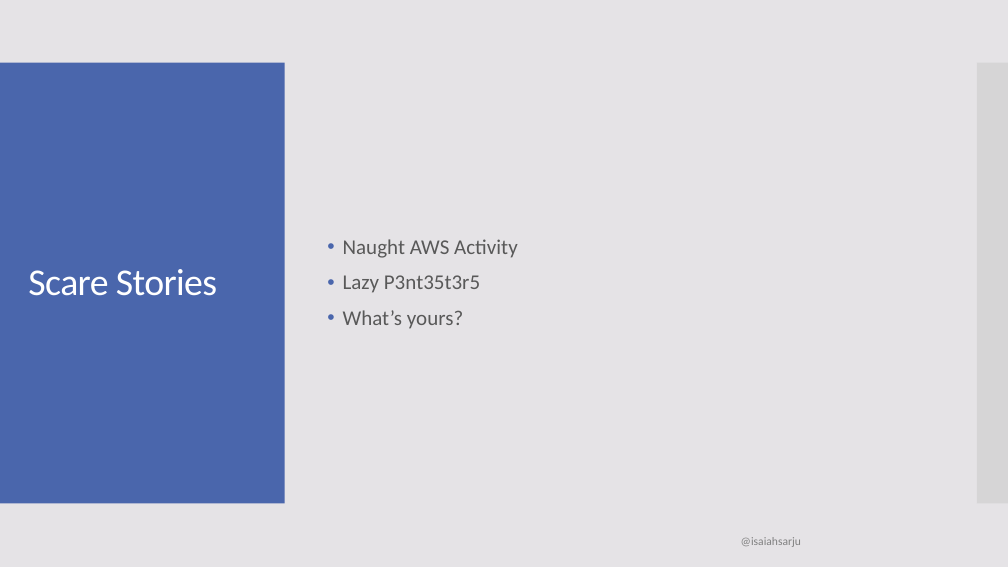
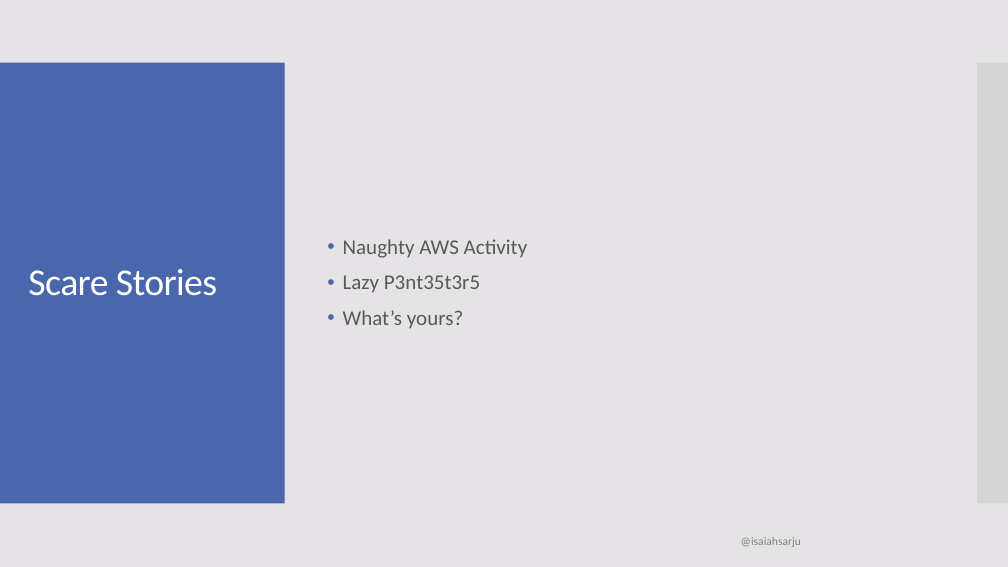
Before and after one commit to isaiahsarju/presentations, a slide deck: slide 5 of Why your red team should not be special/RedTeamSpecial.pptx. Drawn at 1008x567 pixels with LibreOffice and Linux fonts; fonts in the diff are those of the drawing. Boxes give left, top, right and bottom in pixels: in the first picture for what was removed or moved away, otherwise in the second. Text is boxed around its words. In the diff, an @@ line names an element or a change of style, - is before the commit and + after.

```diff
--- a/Why your red team should not be special/RedTeamSpecial.pptx
+++ b/Why your red team should not be special/RedTeamSpecial.pptx
@@ text at [343, 239, 528, 258]: text changed @@
-• Naught AWS Activity
+• Naughty AWS Activity
```
Also in this commit, not shown: 4 other slides changed.
